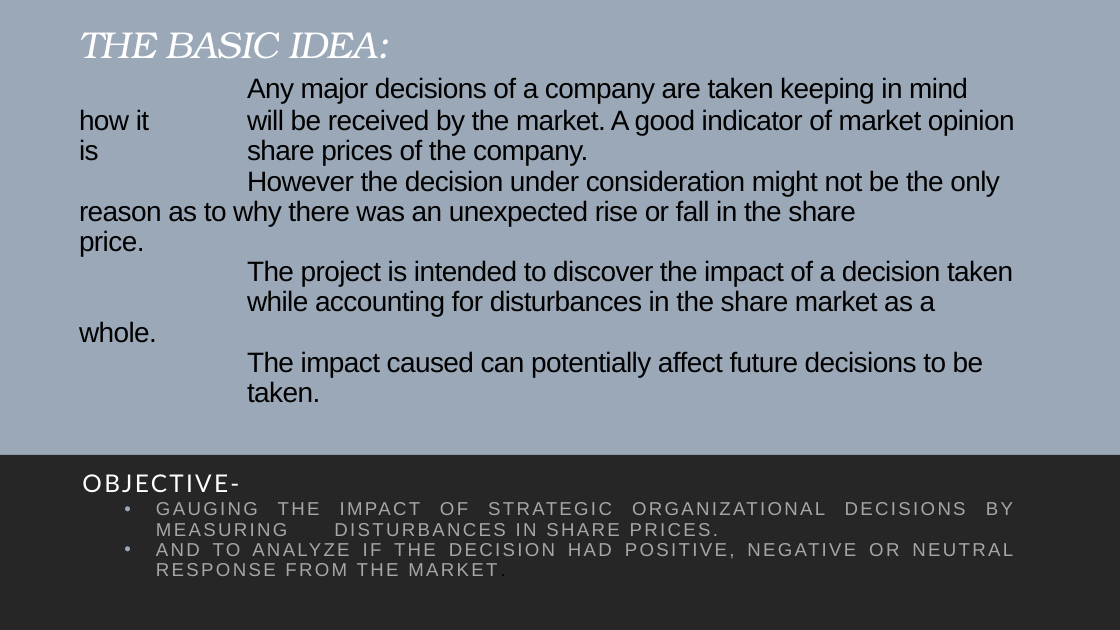
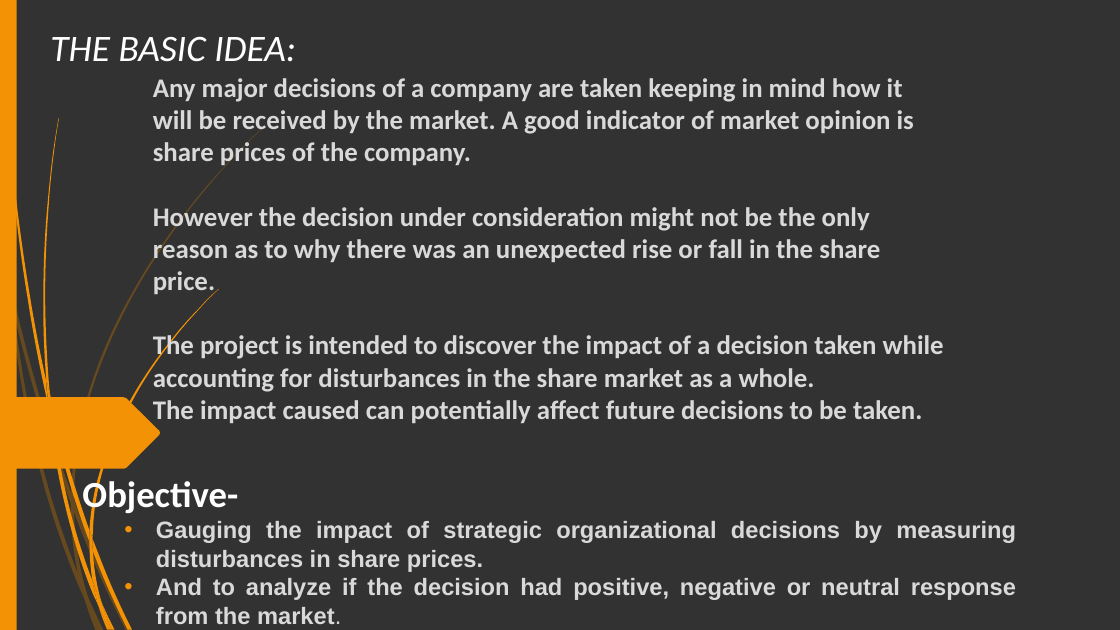
Before and after one commit to V4run-Sharma/IBM_DA_PROJECT, a slide deck: slide 2 of FINAL.pptx. Drawn at 1120x630 pixels with LibreOffice and Linux fonts; fonts in the diff are those of the drawing. Boxes give left, top, right and bottom in pixels: in the first picture for what was removed or moved away, otherwise in the second. Text is boxed around its words. In the diff, an @@ line names an element or a change of style, - is before the commit and + after.

```diff
--- a/FINAL.pptx
+++ b/FINAL.pptx
@@ background #FFFFFF to #323232 @@
@@ rectangle removed at [0, 0, 1120, 630] @@
@@ rectangle added at [0, 0, 17, 630], fill #F29204 @@
@@ title added at [50, 36, 296, 62], 32 pt, text #FFFFFF, italic @@
+THE BASIC IDEA:
@@ text "Any major decisions of a ..." at [153, 78, 944, 426]: vertical alignment middle to top @@
@@ text at [153, 78, 944, 426]: text changed; size 24 to 23 pt; font Arial to Calibri; text colour #000000 to #D9D9D9; bold on @@
-THE BASIC IDEA:
-Any major decisions of a company are taken keeping in mind how it will be received by the market. A good indicator of market opinion is share prices of the company.
-However the decision under consideration might not be the only reason as to why there was an unexpected rise or fall in the share price.
-The project is intended to discover the impact of a decision taken while accounting for disturbances in the share market as a whole.
-The impact caused can potentially affect future decisions to be
-taken.
+Any major decisions of a company are taken keeping in mind how it will be received by the market. A good indicator of market opinion is share prices of the company.
+However the decision under consideration might not be the only reason as to why there was an unexpected rise or fall in the share price.
+The project is intended to discover the impact of a decision taken while accounting for disturbances in the share market as a whole.
+The impact caused can potentially affect future decisions to be taken.
@@ freeform shape added at [0, 397, 160, 469], fill #F29204 @@
@@ rectangle removed at [0, 455, 1120, 630] @@
@@ subtitle at [82, 477, 1016, 624]: text changed; size 16 to 20.3 pt; text colour #A6A6A6 to #D9D9D9; bold on @@
-OBJECTIVE-
-• GAUGING THE IMPACT OF STRATEGIC ORGANIZATIONAL DECISIONS BY MEASURING DISTURBANCES IN SHARE PRICES.
-• AND TO ANALYZE IF THE DECISION HAD POSITIVE, NEGATIVE OR NEUTRAL RESPONSE FROM THE MARKET.
+Objective-
+• Gauging the impact of strategic organizational decisions by measuring disturbances in share prices.
+• And to analyze if the decision had positive, negative or neutral response from the market.
@@ rectangle removed at [0, 588, 1120, 630] @@
@@ group added at [0, 129, 262, 630]: 10 freeform shapes @@
@@ group added at [3, 0, 218, 630]: 12 freeform shapes @@
```
Also in this commit, not shown: 12 other slides changed.
